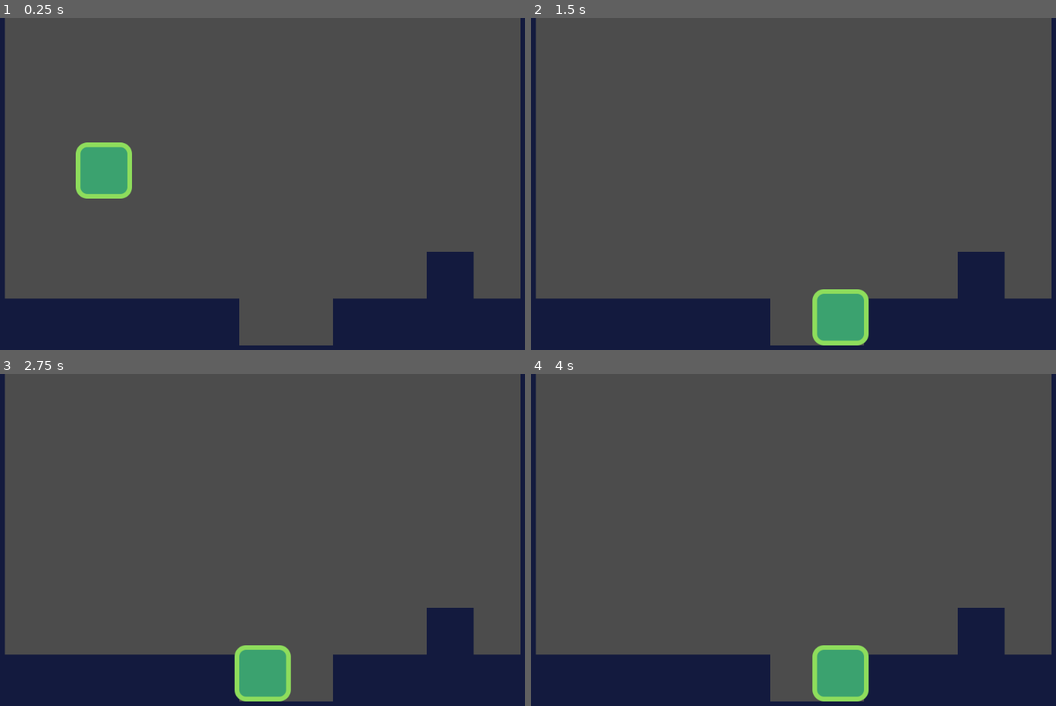
Above: before the commit, frames 1-4 (two rows, left to right).
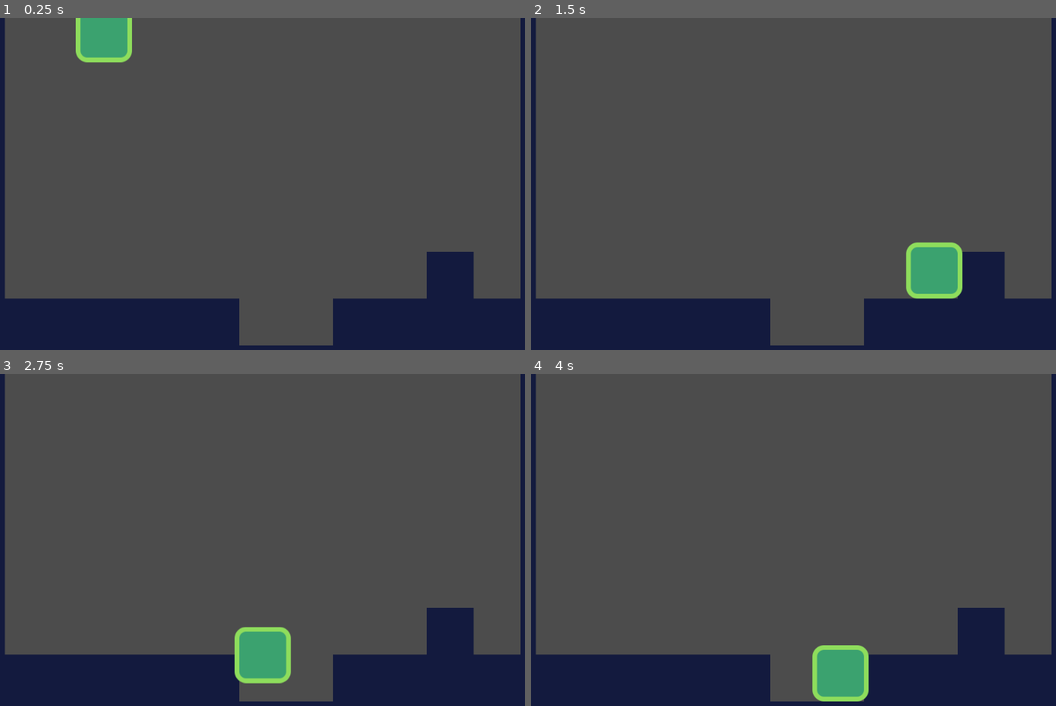
Above: after the commit, the same moments.

Repository: karminbi3/FirstPlaformer
Game: Godot game, scene res://src/Levels/LevelTemplate.tscn
The game is run twice, just before and just after one commit, with the same random seed, the same clock (stepped at 60 frames per second) and the same inputs. The project has no main scene, so this scene is started directly.
Inputs:
- Up to frame 1 (0.25 s): no input
- Up to frame 2 (1.5 s): hold D (move_right) from 0.53 s (still down); tap W (jump) at 0.77 s
- Up to frame 3 (2.75 s): tap W (jump) at 1.52 s; tap Enter at 2 s; release D (move_right) at 2.03 s; hold Left (move_left) from 2.03 s (still down)
- Up to frame 4 (4 s): release Left (move_left) at 2.78 s; hold D (move_right) from 2.78 s (still down); tap W (jump) at 3.02, 3.77 s; tap Space at 3.5 s

The runs differ from the first frame. In frame 1, 3.2% of the frame differs, in the area x 14-26%, y 0-55%; in frame 2, 3.6%, in the area x 53-83%, y 67-99%; in frame 3, 1.5%; in frame 4, less than 0.1%.

Commit message:
back to velocity

Diff:
--- a/src/Actors/Actor.gd
+++ b/src/Actors/Actor.gd
@@ -1,12 +1,9 @@
 extends KinematicBody2D
 class_name Actor
 
+var FLOOR_NORMAL = Vector2.UP
 
 export var speed: = Vector2(300.0, 1000.0)
 export var gravity: = 3000.0
 
 var velocity: = Vector2.ZERO
-
-
-func _physics_process(delta: float) -> void:
-	velocity.y += gravity * delta
--- a/src/Actors/Player.gd
+++ b/src/Actors/Player.gd
@@ -3,7 +3,7 @@
 
 func _physics_process(delta: float) -> void:
 	var direction: = get_direction()
-	velocity = speed * direction
+	velocity = calculate_move_velocity(velocity, direction, speed)
 	velocity = move_and_slide(velocity)
 
 
@@ -19,4 +19,9 @@
 		speed: Vector2,
 		direction: Vector2
 	) -> Vector2:
-	return speed * direction
+	var new_velocity: = linear_velocity
+	new_velocity.x = speed.x * direction.x
+	new_velocity.y += gravity * get_physics_process_delta_time()
+	if direction.y == -1.0:
+		velocity.y = speed.y * direction.y
+	return new_velocity
